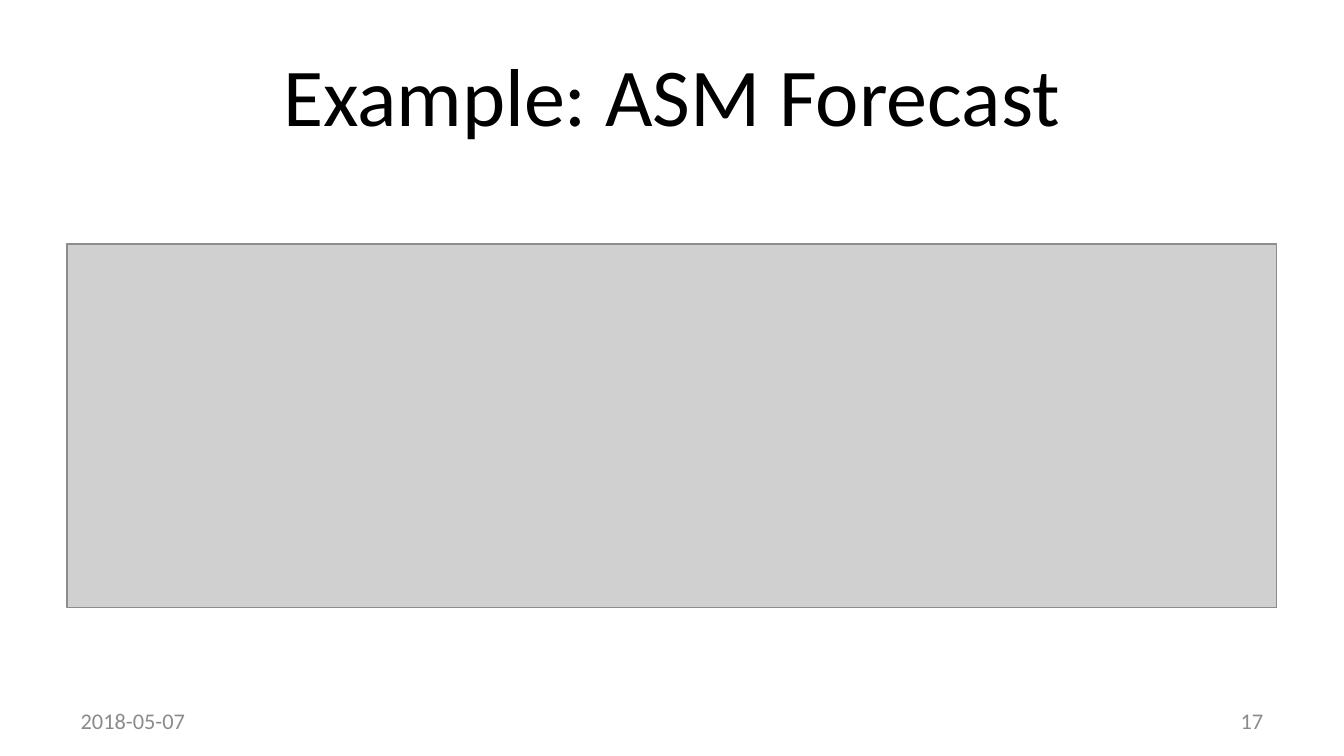
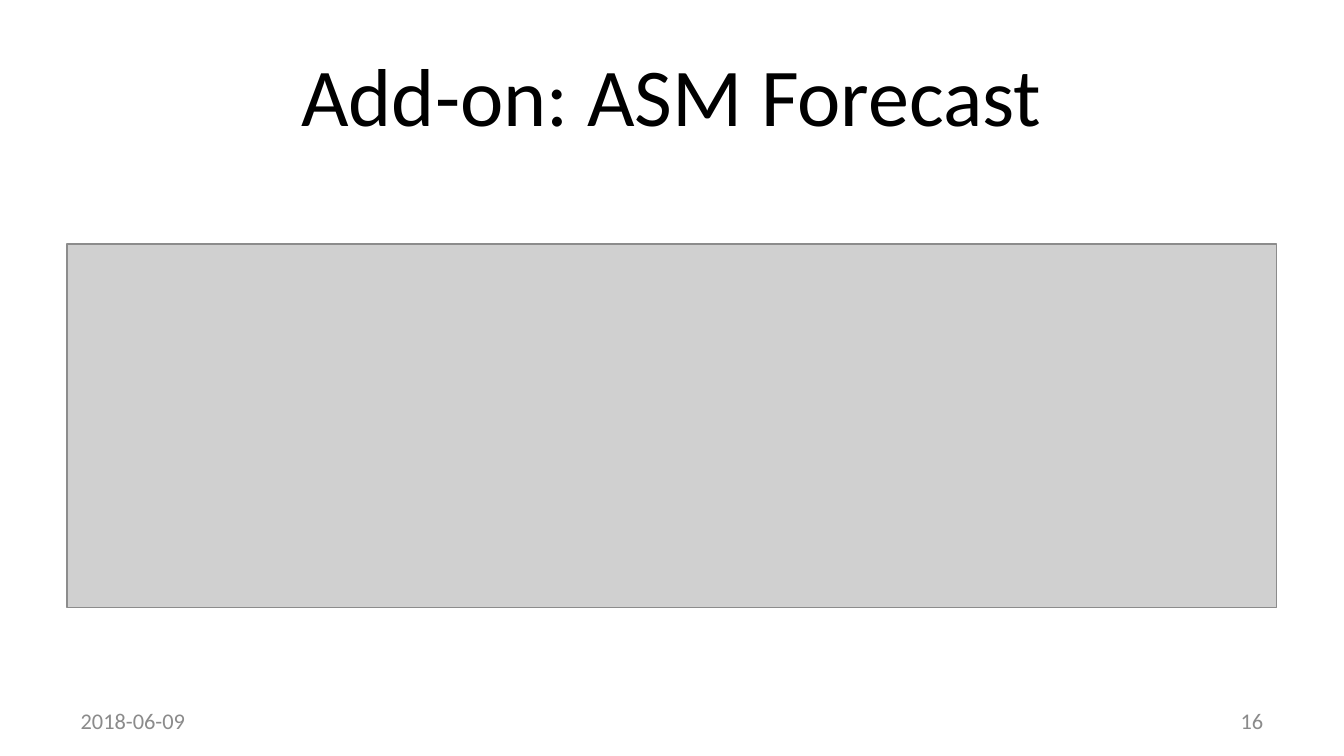
Before and after one commit to method5/method5.github.io, a slide deck: slide 16 of presentations/Method5 Remote Execution - KSCOPE 18 Jon Heller.pptx (slide 17 before the commit). Drawn at 1344x756 pixels with LibreOffice and Linux fonts; fonts in the diff are those of the drawing; grey boxes stand for pictures; background and template pictures are left out. Boxes give left, top, right and bottom in pixels: in the first picture for what was removed or moved away, otherwise in the second. Text is boxed around its words. In the diff, an @@ line names an element or a change of style, - is before the commit and + after.

```diff
--- a/presentations/Method5 Remote Execution - KSCOPE 18 Jon Heller.pptx
+++ b/presentations/Method5 Remote Execution - KSCOPE 18 Jon Heller.pptx
@@ title at [301,69,1041,127]: text changed @@
-Example: ASM Forecast
+Add-on: ASM Forecast
@@ text at [81,714,185,729]: text changed @@
-2018-05-07
+2018-06-09
@@ page number at [1241,714,1264,729]: text changed @@
-17
+16
```
Also in this commit, not shown: 22 other slides changed, 3 slides added, 2 slides removed.
